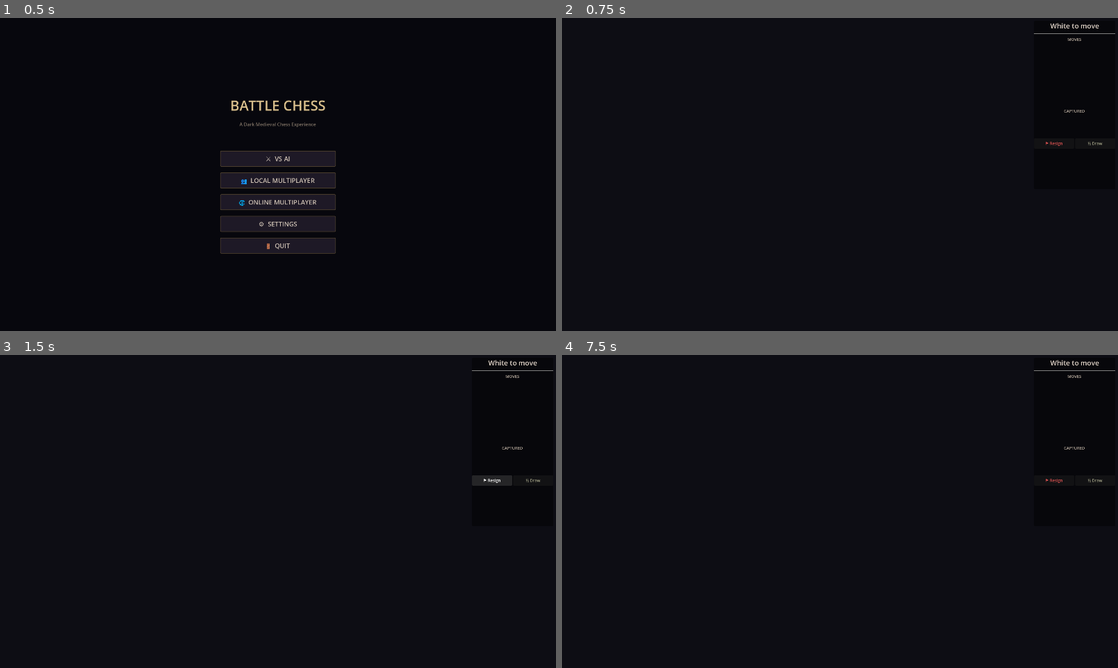
Above: before the commit, frames 1-4 (two rows, left to right).
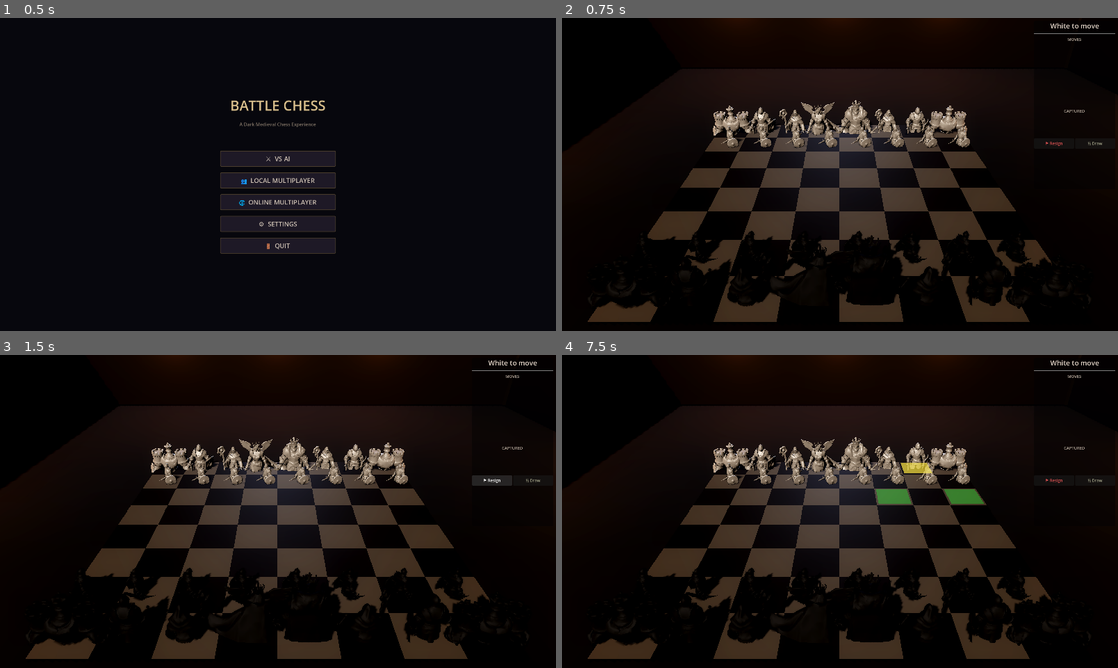
Above: after the commit, the same moments.

Repository: jmmcclure/battlechess
Game: Godot game, scene res://scenes/main.tscn
Two runs of this game, one before a commit and one after it. Both use one fixed random seed, a clock stepped at 60 frames per second and the inputs below.
Inputs (mouse positions are in pixels of both pictures, inside the frame that each line leads up to):
- Up to frame 1 (0.5 s): no input
- Up to frame 2 (0.75 s): click "⚔ VS AI" at 0.5 s
- Up to frame 3 (1.5 s): click "⚑ Resign" at 1.25 s
- Up to frame 4 (7.5 s): click "½ Draw" at 2 s; click "⚑ Resign" at 2.75 s; click "½ Draw" at 3.5 s; click "⚑ Resign" at 4.25 s; click "½ Draw" at 5 s; tap Enter at 5.75, 7.25 s; move the mouse to (962, 495) at 5.77 s; click (962, 495) at 5.92 s; tap Space at 6.02, 6.5 s; drag from (728, 527) to (812, 574) at 6.52 s; move the mouse to (895, 442) at 7.27 s; click (895, 442) at 7.42 s

Frame 1 is identical in both runs. In frame 2, 18% of the frame differs, in the area x 4-89%, y 0-98%; in frame 3, 18%; in frame 4, 18%.
Error before the commit: Parse Error: There is already a variable named "cyl" declared in this scope. (res://scripts/game_controller.gd:255)

Commit message:
Fix duplicate code in _add_torch, clean castle environment
- Removed orphaned ceiling/pillar/fill code stuck inside _add_torch()
- Fixed duplicate variable name error (cyl)
- Clean function boundaries

Co-authored-by: Copilot <223556219+Copilot@users.noreply.github.com>

Diff:
--- a/scripts/game_controller.gd
+++ b/scripts/game_controller.gd
@@ -122,11 +122,11 @@
 	for cx in [-1, 1]:
 		for cz in [-1, 1]:
 			var pillar := MeshInstance3D.new()
-			var cyl := CylinderMesh.new()
-			cyl.top_radius = 0.7
-			cyl.bottom_radius = 0.9
-			cyl.height = wall_height
-			pillar.mesh = cyl
+			var pillar_cyl := CylinderMesh.new()
+			pillar_cyl.top_radius = 0.7
+			pillar_cyl.bottom_radius = 0.9
+			pillar_cyl.height = wall_height
+			pillar.mesh = pillar_cyl
 			pillar.position = Vector3(cx * wall_dist, wall_height / 2.0, cz * wall_dist)
 			var pmat := StandardMaterial3D.new()
 			pmat.albedo_color = Color(0.14, 0.12, 0.1)
@@ -229,51 +229,6 @@
 	light.name = "TorchLight_%d" % idx
 	add_child(light)
 
-	# === Ceiling (dark, barely visible) ===
-	var ceiling := MeshInstance3D.new()
-	var ceiling_plane := PlaneMesh.new()
-	ceiling_plane.size = Vector2(50, 50)
-	ceiling.mesh = ceiling_plane
-	ceiling.position.y = wall_height
-	ceiling.rotation_degrees.x = 180
-	var ceiling_mat := StandardMaterial3D.new()
-	ceiling_mat.albedo_color = Color(0.04, 0.03, 0.03)
-	ceiling_mat.roughness = 1.0
-	ceiling.material_override = ceiling_mat
-	ceiling.name = "Ceiling"
-	add_child(ceiling)
-
-	# === Stone pillars at corners ===
-	var pillar_positions := [
-		Vector3(-wall_distance, 0, -wall_distance),
-		Vector3(wall_distance, 0, -wall_distance),
-		Vector3(-wall_distance, 0, wall_distance),
-		Vector3(wall_distance, 0, wall_distance),
-	]
-	for i in range(pillar_positions.size()):
-		var pillar := MeshInstance3D.new()
-		var cyl := CylinderMesh.new()
-		cyl.top_radius = 0.6
-		cyl.bottom_radius = 0.8
-		cyl.height = wall_height
-		pillar.mesh = cyl
-		pillar.position = pillar_positions[i] + Vector3(0, wall_height / 2.0, 0)
-		var pillar_mat := StandardMaterial3D.new()
-		pillar_mat.albedo_color = Color(0.16, 0.14, 0.12)
-		pillar_mat.roughness = 0.8
-		pillar_mat.metallic = 0.05
-		pillar.material_override = pillar_mat
-		pillar.name = "Pillar_%d" % i
-		add_child(pillar)
-
-	# Fill light — subtle blue moonlight from behind camera
-	var fill_light := DirectionalLight3D.new()
-	fill_light.rotation_degrees = Vector3(-20, 180, 0)
-	fill_light.light_energy = 0.12
-	fill_light.light_color = Color(0.5, 0.6, 0.8)
-	fill_light.name = "MoonlightFill"
-	add_child(fill_light)
-
 
 func _on_game_started(_mode: String) -> void:
 	engine.setup_starting_position()
Not shown, added: screenshot.png.import
